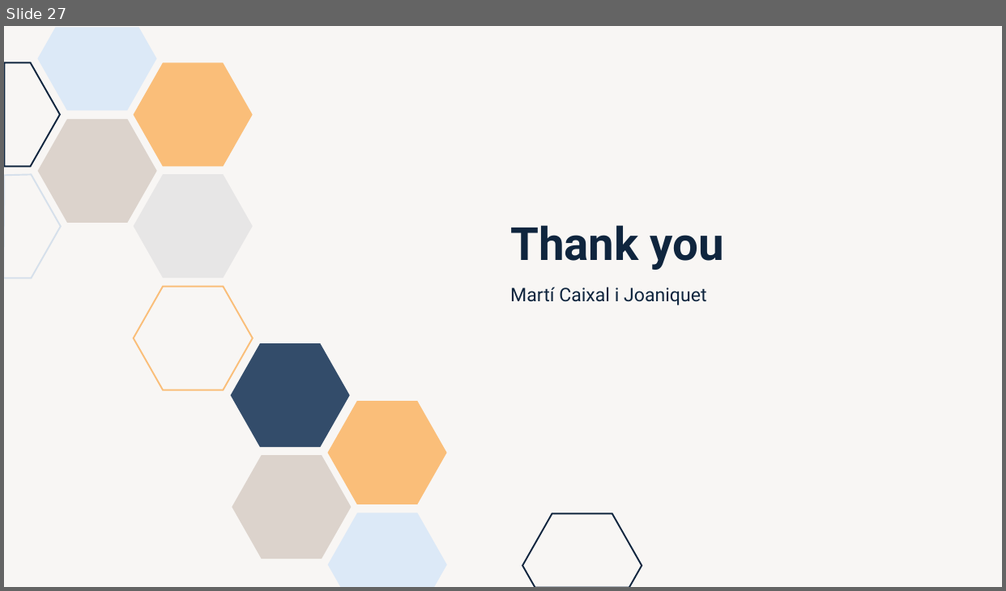
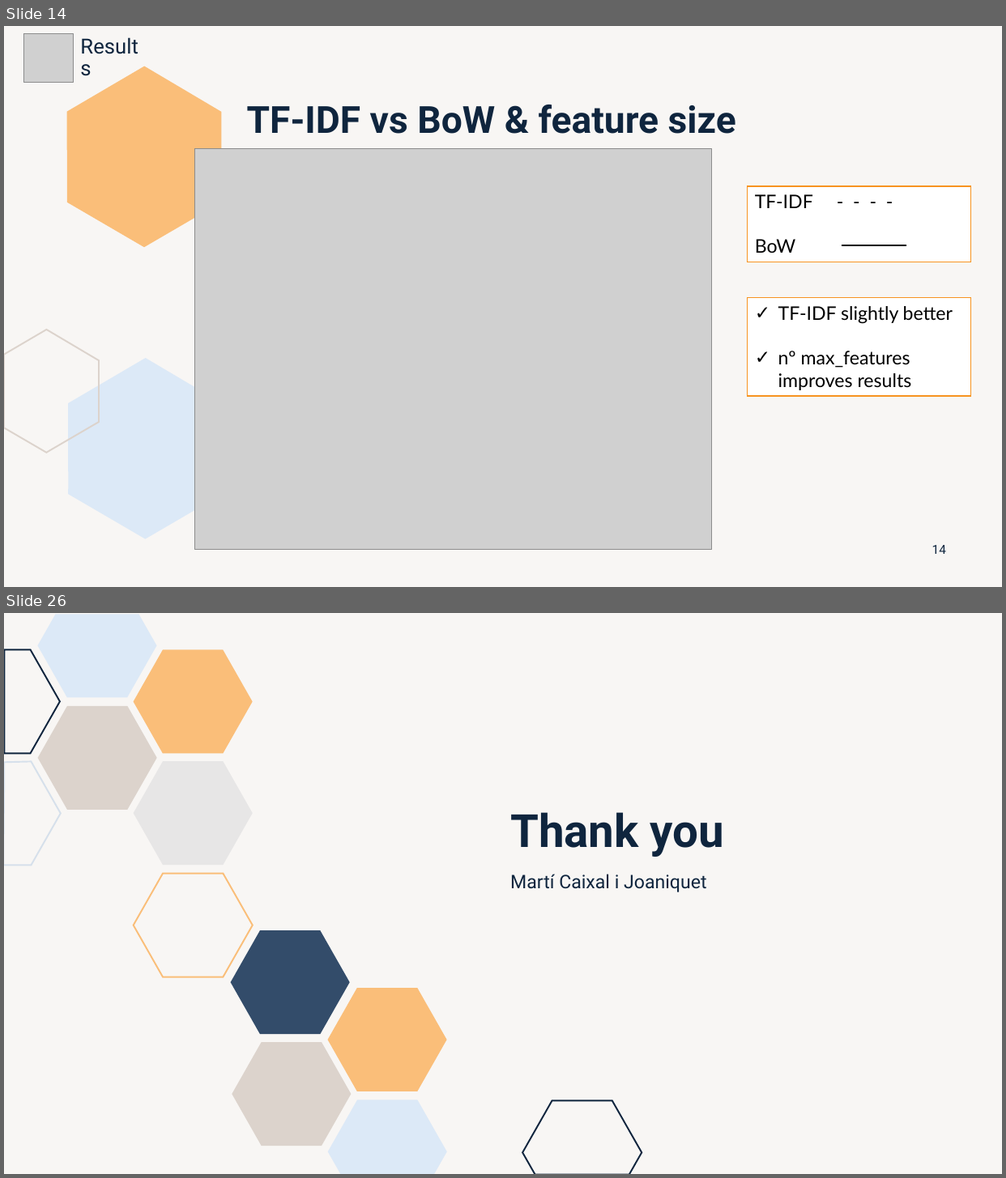
Before and after one commit to marti1999/TFG, a slide deck: informes/entrega final/presentation.pptx. Shown one above the other, each under a label of ours: slide 27 before the commit, slides 14 and 26 after it; the slides between them are not shown. The pictures are 1006x591 and 1006x1178 pixels, drawn with LibreOffice and Linux fonts; fonts in the diff are those of the drawing; grey boxes stand for pictures. Boxes give left, top, right and bottom in pixels: in the first picture for what was removed or moved away, otherwise in the second. Text is boxed around its words. In the diff, an @@ line names an element or a change of style, - is before the commit and + after.

```diff
--- a/informes/entrega final/presentation.pptx
+++ b/informes/entrega final/presentation.pptx
@@ slide 14 added at [4, 26, 1002, 587], background #DCD3CC at 20% opacity @@
@@ picture added at [24, 33, 73, 83] @@
@@ text added at [73, 41, 153, 76], 20 pt, text #0F253E @@
+Results
@@ freeform shape added at [67, 66, 221, 248], fill #FABE79 @@
@@ title added at [247, 105, 736, 134], 36 pt, text #0F253E, bold @@
+TF-IDF vs BoW & feature size
@@ picture added at [195, 149, 712, 550] @@
@@ rectangle added at [748, 186, 971, 262], fill #FFFFFF, outline #F79320 1 pt, 18 pt, text #000000 @@
+TF-IDF - - - -
+BoW
@@ line added from (842, 246) to (907, 246), #000000 1.5 pt @@
@@ rectangle added at [748, 297, 971, 396], fill #FFFFFF, outline #F79320 1 pt, 18 pt, text #000000 @@
+✓ TF-IDF slightly better
+✓ nº max_features improves results
@@ freeform shape added at [4, 330, 99, 453], outline #DCD3CC 1.5 pt @@
@@ freeform shape added at [68, 358, 223, 540], fill #DCE9F7 @@
@@ page number added at [932, 545, 946, 554], 12 pt, text #0F253E @@
+14
@@ what was slide 27 is now slide 26 @@
```
Also in this commit, not shown: 14 slides changed, 10 other slides added, 11 slides removed, 1 other file.
